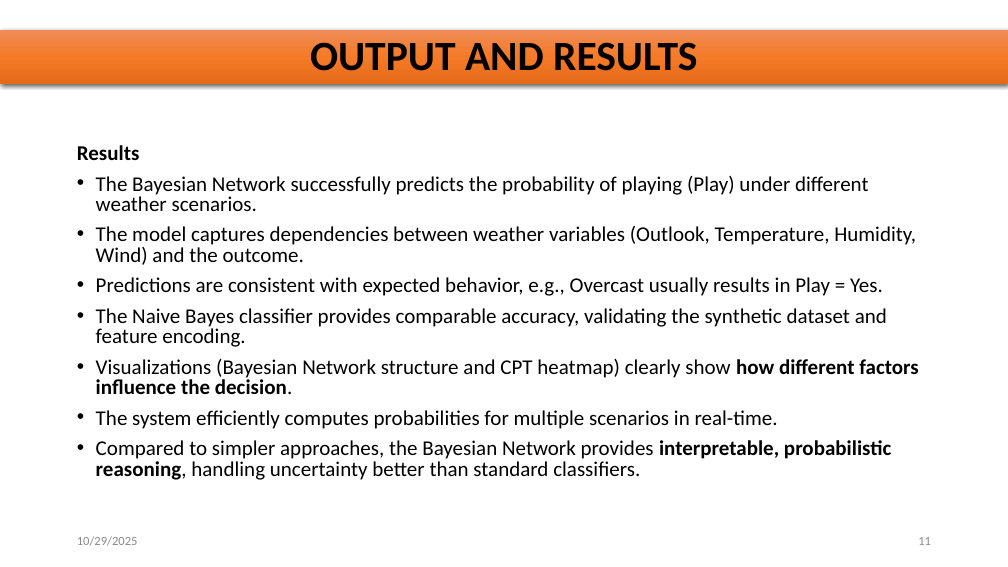
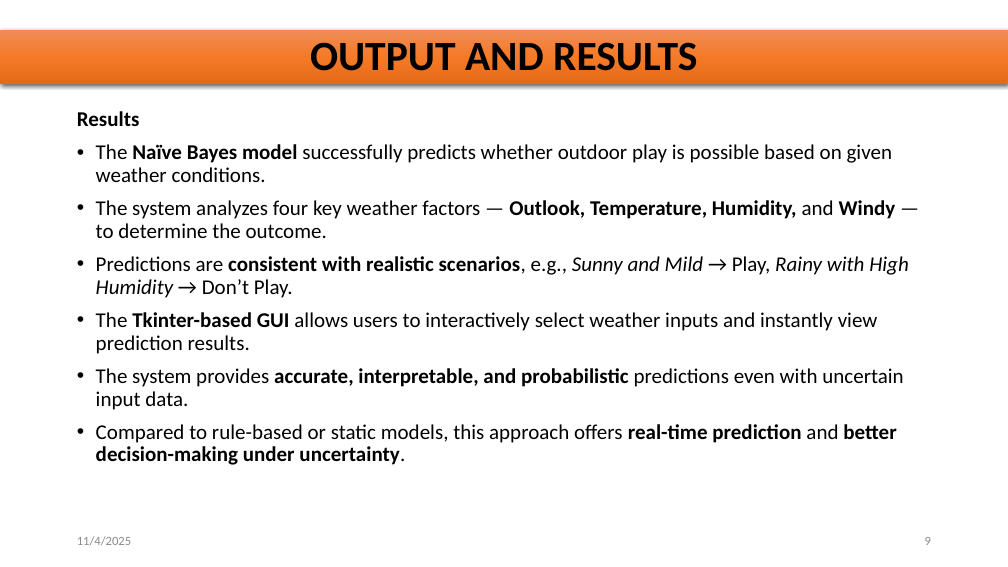
Before and after one commit to dharrini06/WeatherPredictionAI, a slide deck: slide 9 of Weather Prediction AI mini project.pptx (slide 11 before the commit). Drawn at 1008x567 pixels with LibreOffice and Linux fonts; fonts in the diff are those of the drawing. Boxes give left, top, right and bottom in pixels: in the first picture for what was removed or moved away, otherwise in the second. Text is boxed around its words. In the diff, an @@ line names an element or a change of style, - is before the commit and + after.

```diff
--- a/Weather Prediction AI mini project.pptx
+++ b/Weather Prediction AI mini project.pptx
@@ text at (77, 111, 140, 126): line spacing 0.8 to 0.9 @@
@@ text at (96, 144, 909, 465): text changed @@
-• The Bayesian Network successfully predicts the probability of playing (Play) under different weather scenarios.
-• The model captures dependencies between weather variables (Outlook, Temperature, Humidity, Wind) and the outcome.
-• Predictions are consistent with expected behavior, e.g., Overcast usually results in Play = Yes.
-• The Naive Bayes classifier provides comparable accuracy, validating the synthetic dataset and feature encoding.
-• Visualizations (Bayesian Network structure and CPT heatmap) clearly show how different factors influence the decision.
-• The system efficiently computes probabilities for multiple scenarios in real-time.
-• Compared to simpler approaches, the Bayesian Network provides interpretable, probabilistic reasoning, handling uncertainty better than standard classifiers.
+• The Naïve Bayes model successfully predicts whether outdoor play is possible based on given weather conditions.
+• The system analyzes four key weather factors — Outlook, Temperature, Humidity, and Windy — to determine the outcome.
+• Predictions are consistent with realistic scenarios, e.g., Sunny and Mild → Play, Rainy with High Humidity → Don’t Play.
+• The Tkinter-based GUI allows users to interactively select weather inputs and instantly view prediction results.
+• The system provides accurate, interpretable, and probabilistic predictions even with uncertain input data.
+• Compared to rule-based or static models, this approach offers real-time prediction and better decision-making under uncertainty.
@@ text at (77, 536, 131, 545): text changed @@
-10/29/2025
+11/4/2025
@@ page number at (925, 537, 931, 545): text changed @@
-11
+9
```
Also in this commit, not shown: 9 other slides changed, 1 slide added, 3 slides removed.
